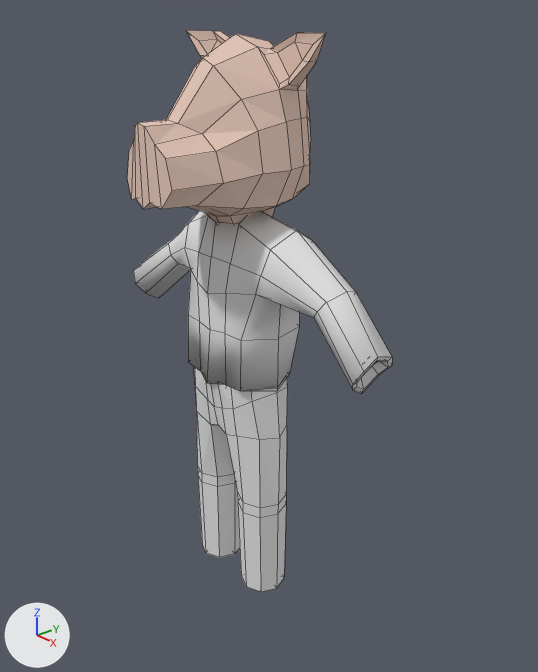
What one commit did to the Blender file projects/marloth/client/assets/blend/models/person.blend.
One viewpoint serves both versions: a 50 mm camera at (2.11, -1.67, 2.35) aimed at (0.08, 0.1, 1.21). The lights are fixed; the arrows at lower left show +X, +Y and +Z. Mesh edges are drawn as thin lines.

The older version as bpy lines, for what is in view:
```python
me_pants = bpy.data.meshes.new('pants')
me_pants.from_pydata(...)  # 115 vertices, 100 faces; spans x -0.249..0.249, y -0.137..0.172, z 0.124..1.078
me_pants.materials.append(mat_pants)  # its picture is missing
me_person_body = bpy.data.meshes.new('person-body')
me_person_body.from_pydata(...)  # 293 vertices, 264 faces, 2 loose edges; spans x -0.87..0.87, y -0.3..0.15, z 0.0..1.71
me_person_body.polygons.foreach_set('use_smooth', [True] * 264)
me_person_body.materials.append(mat_default_skin)  # its picture is missing
me_shirt = bpy.data.meshes.new('shirt')
me_shirt.from_pydata(...)  # 144 vertices, 128 faces; spans x -0.694..0.694, y -0.153..0.22, z 1.043..1.737
me_shirt.polygons.foreach_set('use_smooth', [True] * 128)
me_shirt.materials.append(mat_shirt)  # its picture is missing
ob_pants = bpy.data.objects.new('pants', me_pants)
ob_pants.location = (0.0, 0.0, 0.0)
ob_person_body = bpy.data.objects.new('person-body', me_person_body)
ob_person_body.location = (0.0, 0.0, 0.0)
ob_person_body.hide_viewport = True
ob_shirt = bpy.data.objects.new('shirt', me_shirt)
ob_shirt.location = (0.0, 0.0, 0.0)
# also in view: 'hog-head' at (0.0, -0.02, 1.97)
```
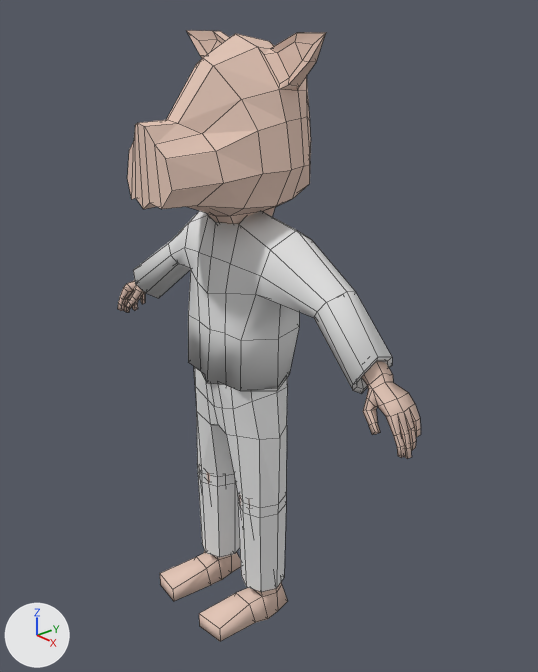
Scene script edits in JSON lines:
```json
{"op": "remove", "block": "ob_person_body", "code": "ob_person_body.hide_viewport = True"}
```

Changed parts and their boxes [x1, y1, x2, y2] in the pictures (538 x 672 px):
```json
{"object": "person-body", "change": "shown", "after": [117, 280, 421, 641], "on screen": "beige"}
```
